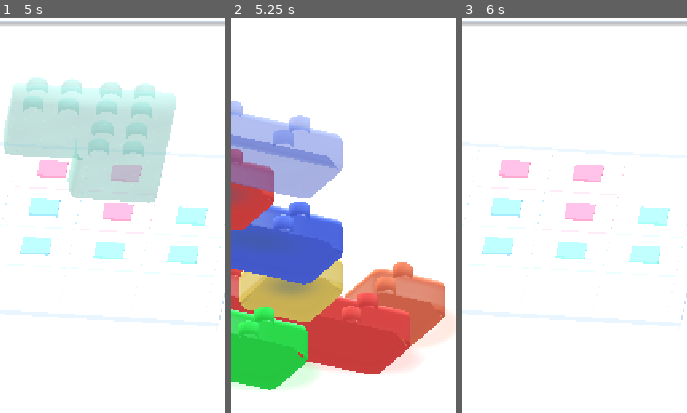
Above: before the commit, frames 1-3 (left to right).
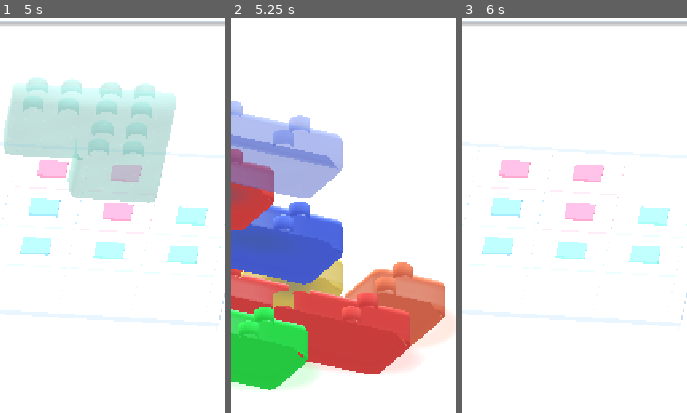
Above: after the commit, the same moments.

Repository: dbrckk/Jelly-bricks
Game: Godot game, scene res://scenes/main.tscn
Two runs of this game, one before a commit and one after it. Both use one fixed random seed, a clock stepped at 60 frames per second and the inputs below.
Inputs (mouse positions are % of the whole screen's width and height, from its top left):
- Up to frame 1 (5 s): click (8, 82) at 0.52 s; click (20, 82) at 1.27 s; click (32, 82) at 2.02 s; click "‹ Niveau" at 2.75 s; click "↻ Tourner" at 3.5 s; click "? Indice" at 4.25 s
- Up to frame 2 (5.25 s): click "Tour 3D" at 5 s
- Up to frame 3 (6 s): click "‹ Puzzles" at 5.75 s
The pictures show only the part of the screen within x 33-83%, y 22-72%; the shares and areas given below are measured in that part.

Frame 1 is identical in both runs. In frame 2, 2.7% of the frame differs, in the area x 3-65%, y 65-77%; in frame 3, nothing differs.

Commit message:
feat(android): video-derived dye absorption and stud highlights in 0.9.59
* feat(shader): reference-calibrated dye-dependent light transmission and real stud lens highlights

* build(android): bump APK and AAB to 0.9.59 versionCode 56

* docs(visual): document direct video comparison and per-pigment optical calibration

* test(godot): guard video-derived pigment absorption and real stud cap reflection in shared shader

Diff:
--- a/native-godot/shaders/jelly.gdshader
+++ b/native-godot/shaders/jelly.gdshader
@@ -199,6 +199,19 @@
         jelly_color += vec3(.95, .98, 1.0) *
             crown_ring * stud_mask * studio_pigment *
             (.13 + .13 * studio_wet_edge);
+        // Each real tenon in the video has a compact glassy highlight
+        // moving across its rounded cap, not a uniformly bright white disk.
+        // The narrow lens uses the same surface normals as the actual
+        // authored stud mesh; it remains dyed and is disabled for ghosts.
+        if (studio_transmission > .001) {
+            float stud_cap = smoothstep(.72, .77, jelly_local.y);
+            float light_lens = pow(max(dot(n,
+                normalize(vec3(-.30, .88, .36))), 0.0), 14.0);
+            vec3 cap_window = mix(candy_tint.rgb,
+                vec3(1.0, .99, .97), .65);
+            jelly_color = mix(jelly_color, cap_window,
+                stud_cap * light_lens * studio_transmission * .26);
+        }
     }
     // Single-pass approximation of color absorption through gelatin.
     // The rounded sides carry a longer apparent optical path than the
@@ -519,6 +532,22 @@
     // Product gel is dyed, not a neon LED: reduce unwanted washed-out
     // emission while leaving the existing puzzle material untouched.
     EMISSION *= 1.0 - studio_glass * .30 - puzzle_lacquer * .37;
+    // The actual 2824.mp4 reference has optically different dyes: amber
+    // and lemon transmit light farther, while royal blue and ruby retain
+    // much denser silhouettes. A single uniform opacity for every color
+    // made the five photographed candies look like the same plastic.
+    // Compute pigment absorption from the EXISTING tint (no new uniforms,
+    // textures, draw passes or color-specific mesh variants).
+    float golden_pigment = smoothstep(.68, .96, candy_tint.r) *
+        smoothstep(.53, .82, candy_tint.g) *
+        (1.0 - smoothstep(.45, .80, candy_tint.b));
+    float royal_pigment = smoothstep(.54, .88, candy_tint.b) *
+        (1.0 - smoothstep(.38, .75, candy_tint.r));
+    float ruby_pigment = smoothstep(.78, .96, candy_tint.r) *
+        (1.0 - smoothstep(.30, .66, candy_tint.g));
+    float optical_dye = studio_transmission *
+        (royal_pigment * .032 + ruby_pigment * .014 -
+        golden_pigment * .042);
     // Native gel has real alpha; the outline becomes more solid as the
     // viewing angle becomes glancing, a common candy/glass cue.
     // Studio candy must appear deeply colored, not fade into its white
@@ -531,5 +560,5 @@
     float light_path_alpha = optical_depth * studio_glass *
         (1.0 - top_light) * .025;
     ALPHA = clamp(mix(puzzle_alpha, studio_alpha, studio_glass) +
-        light_path_alpha, 0.0, 1.0);
+        light_path_alpha + optical_dye, 0.0, 1.0);
 }
--- a/native-godot/tests/validate.gd
+++ b/native-godot/tests/validate.gd
@@ -262,6 +262,16 @@
             push_error("Studio brick lacks the video-directed pigmented translucent core")
             quit(1)
             return
+        # Guard the video-derived per-pigment optics against accidental
+        # removal during future shader cleanup. This shader is shared by
+        # puzzles, but only the studio has nonzero studio_transmission.
+        var jelly_shader_source: String = glass_material.shader.code
+        for required_optic in ["golden_pigment", "royal_pigment",
+                "ruby_pigment", "stud_cap", "optical_dye"]:
+            if not jelly_shader_source.contains(required_optic):
+                push_error("Missing video-calibrated Jelly optic: " + required_optic)
+                quit(1)
+                return
         var soft_studs: MultiMeshInstance3D = studio_node.get_node("GelStuds")
         if soft_studs.material_override != glass_material:
             push_error("Studs no longer share the pigmented glass coating")
Not shown, changed: native-godot/export_presets.cfg
Not shown, changed: native-godot/README.md
